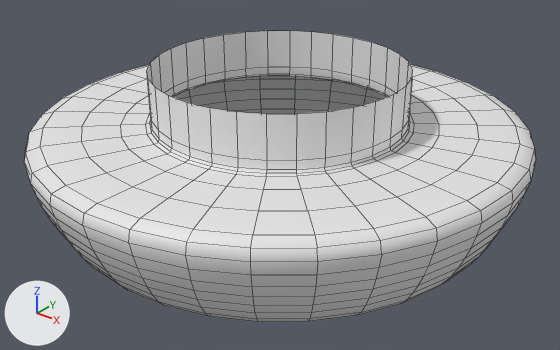
The OBJ model PadForge.App/3DModels/DualSense/White/Joystick-Right-Ring.obj, before and after one commit.
Camera for both pictures: a 50 mm camera at (41.63, -19.99, -18.43) aimed at (25.92, -0.36, -30.61). Arrows for +X, +Y and +Z are at lower left; the lights stay in place. The picture after the commit comes second. Mesh edges are drawn as thin lines. Where no turn or scale is listed for an object, it has been applied to the vertices.

Names of what the first picture shows: 'Joystick-Right-Ring'.
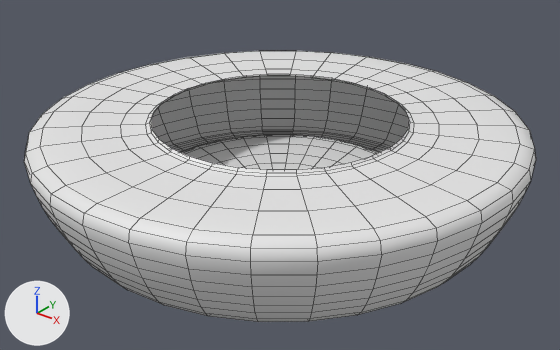
Pixel boxes (x1, y1, x2, y2) of what changed, in the pictures (560 x 350 px):
'Joystick-Right-Ring', reshaped (7% shorter)
    before: (24, 31, 536, 322)
    after: (24, 51, 536, 322)
part 1 of me_joystick_right_ring, deleted
    before: (147, 31, 413, 170)

The change, as a list of edits to the scene's bpy script:
```text
Change me_joystick_right_ring:
    used by ob_joystick_right_ring; location = (0.0, 0.0, 0.0)
    remove me_joystick_right_ring.from_pydata(...)  # 1169 vertices, 1152 faces; spans x 16.8..34.3, y -8.7..8.9, z -32.1..-26.7
    add me_joystick_right_ring.from_pydata(...)  # 1105 vertices, 1088 faces; spans x 16.8..34.3, y -8.7..8.9, z -32.1..-28.5
    me_joystick_right_ring part 1
    64 vertices are removed from x 21.0..30.1, y -4.4..4.6, z -28.2..-26.7
    64 faces are deleted
```
